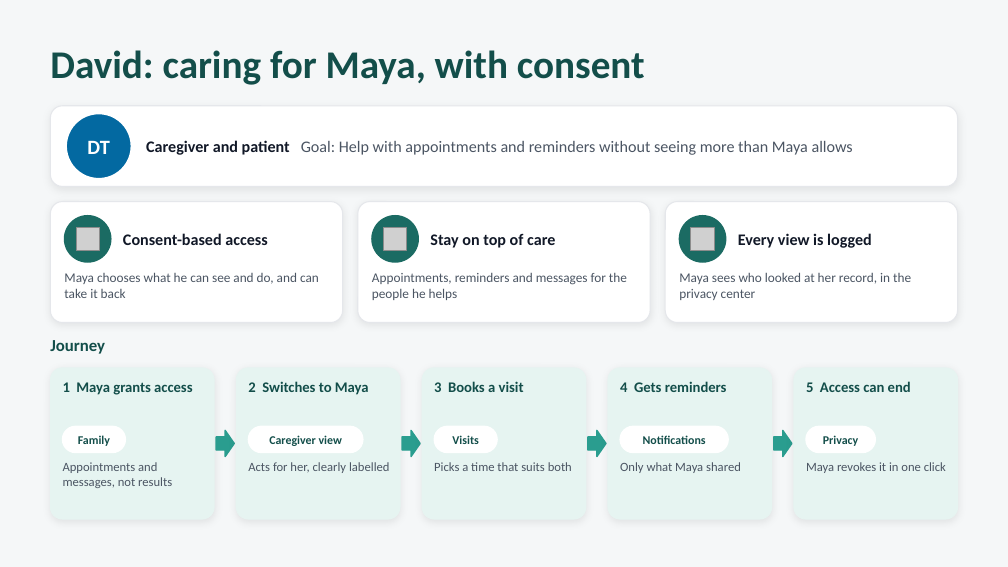
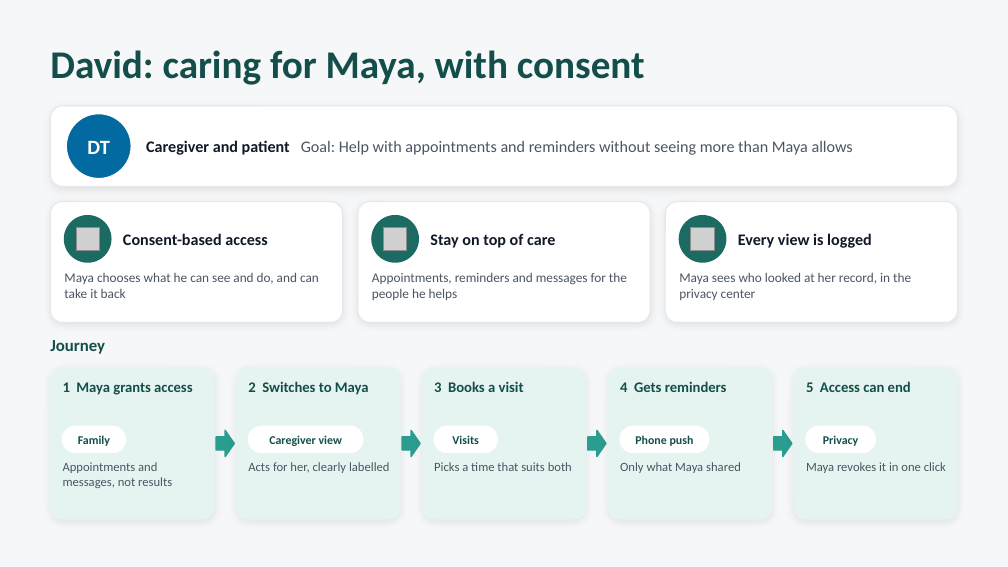
Before and after one commit to dilleeps/BioverseMyCare, a slide deck: slide 8 of docs/presentations/Bioverse-One-Personas.pptx (slide 6 before the commit). Drawn at 1008x567 pixels with LibreOffice and Linux fonts; fonts in the diff are those of the drawing; grey boxes stand for pictures. Boxes give left, top, right and bottom in pixels: in the first picture for what was removed or moved away, otherwise in the second. Text is boxed around its words. In the diff, an @@ line names an element or a change of style, - is before the commit and + after.

```diff
--- a/docs/presentations/Bioverse-One-Personas.pptx
+++ b/docs/presentations/Bioverse-One-Personas.pptx
@@ rounded rectangle: place and size @@
-rounded rectangle at [620,426,728,453]
+rounded rectangle at [620,426,709,453]
@@ text at [635,435,694,446]: text changed @@
-Notifications
+Phone push
```
Also in this commit, not shown: 13 other slides changed, 2 slides added.
